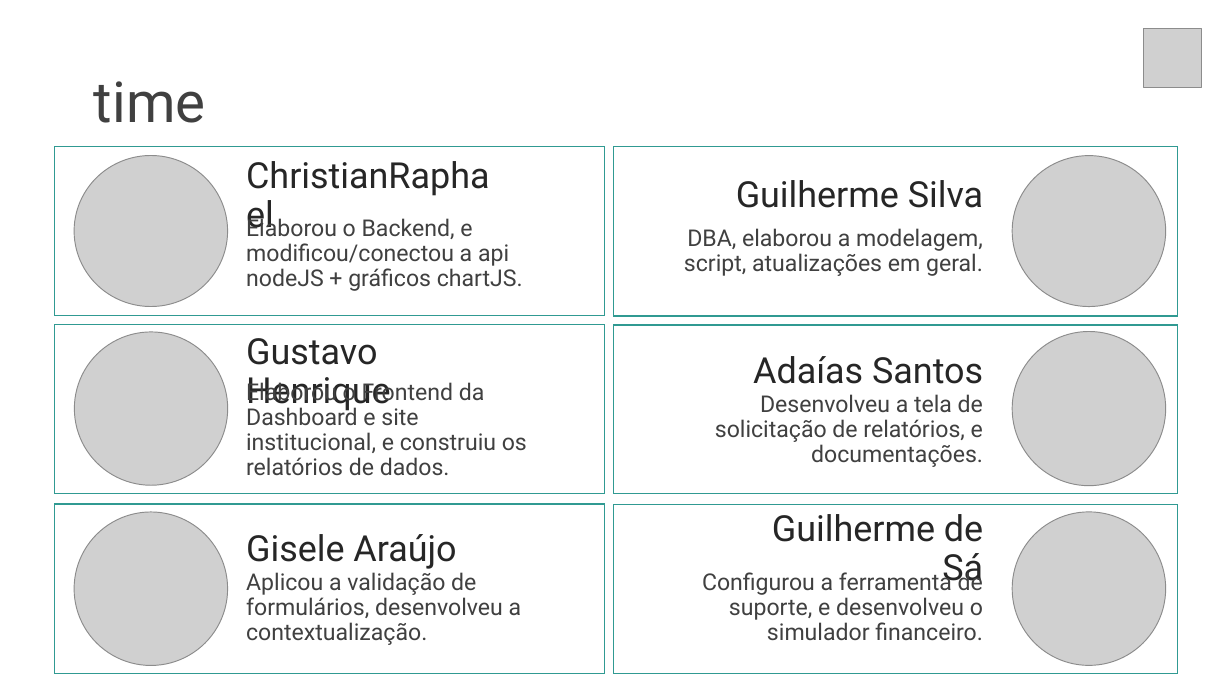
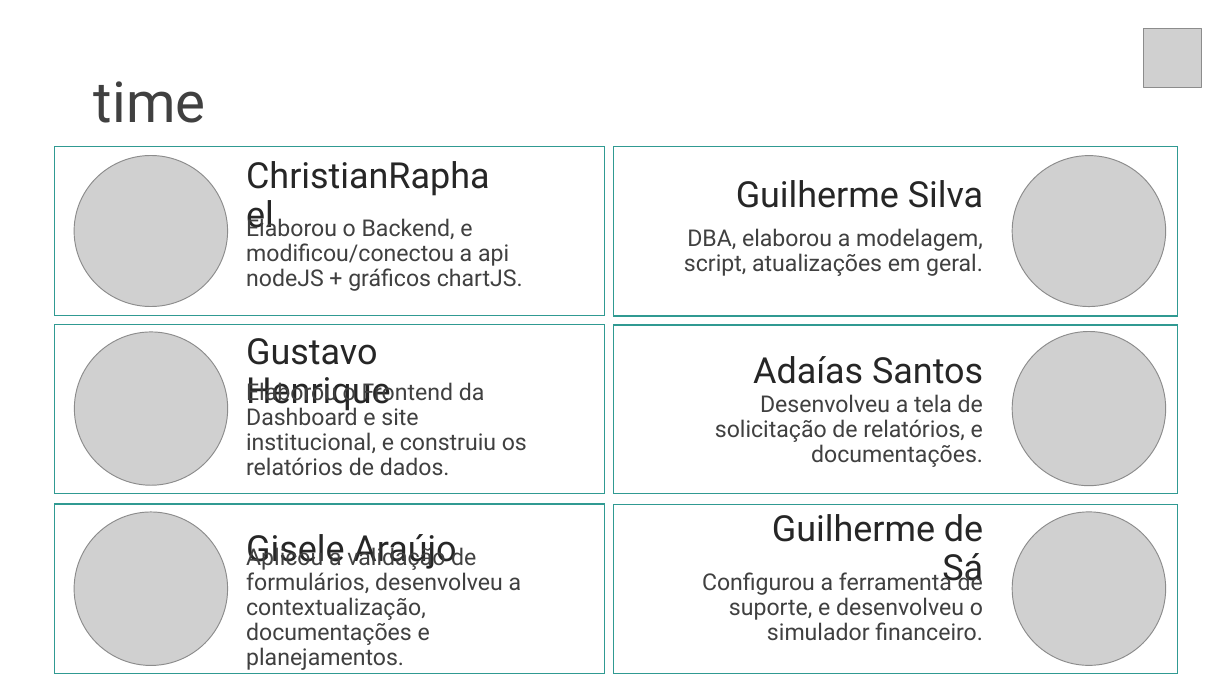
Before and after one commit to gui-ss/projeto-bandtec, a slide deck: slide 11 of documentacao/chameleonAtt.pptx. Drawn at 1232x693 pixels with LibreOffice and Linux fonts; fonts in the diff are those of the drawing; grey boxes stand for pictures. Boxes give left, top, right and bottom in pixels: in the first picture for what was removed or moved away, otherwise in the second. Text is boxed around its words. In the diff, an @@ line names an element or a change of style, - is before the commit and + after.

Commit message:
att slide

```diff
--- a/documentacao/chameleonAtt.pptx
+++ b/documentacao/chameleonAtt.pptx
@@ text at bbox=[246, 544, 522, 670]: text changed @@
-Aplicou a validação de formulários, desenvolveu a contextualização.
+Aplicou a validação de formulários, desenvolveu a contextualização, documentações e planejamentos.
```
